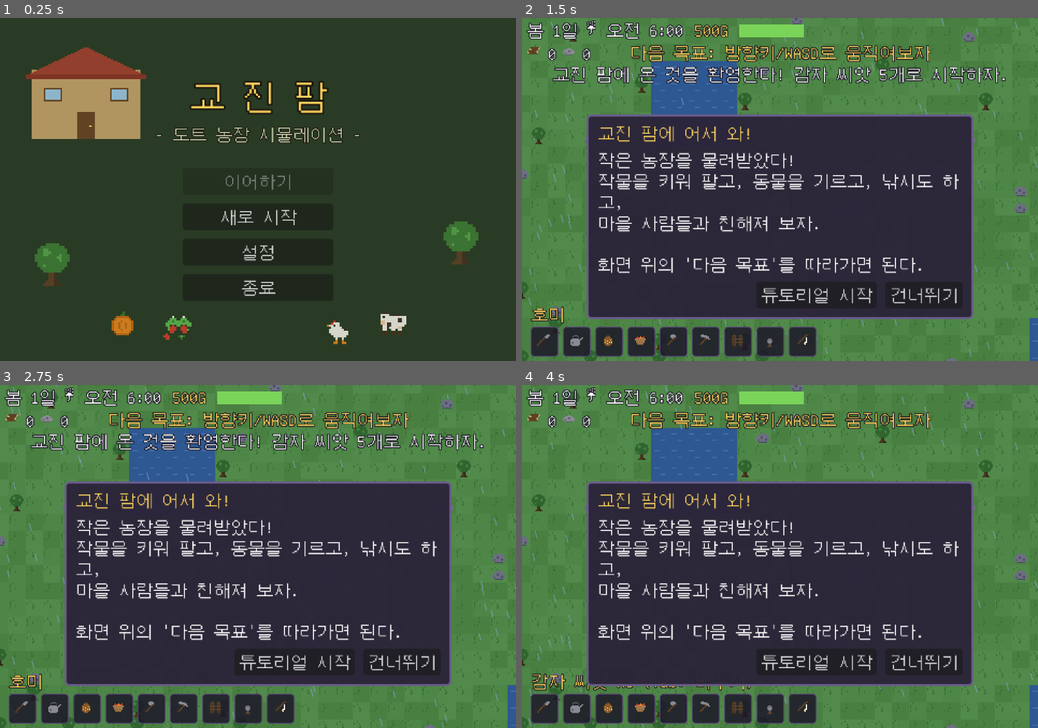
Above: before the commit, frames 1-4 (two rows, left to right).
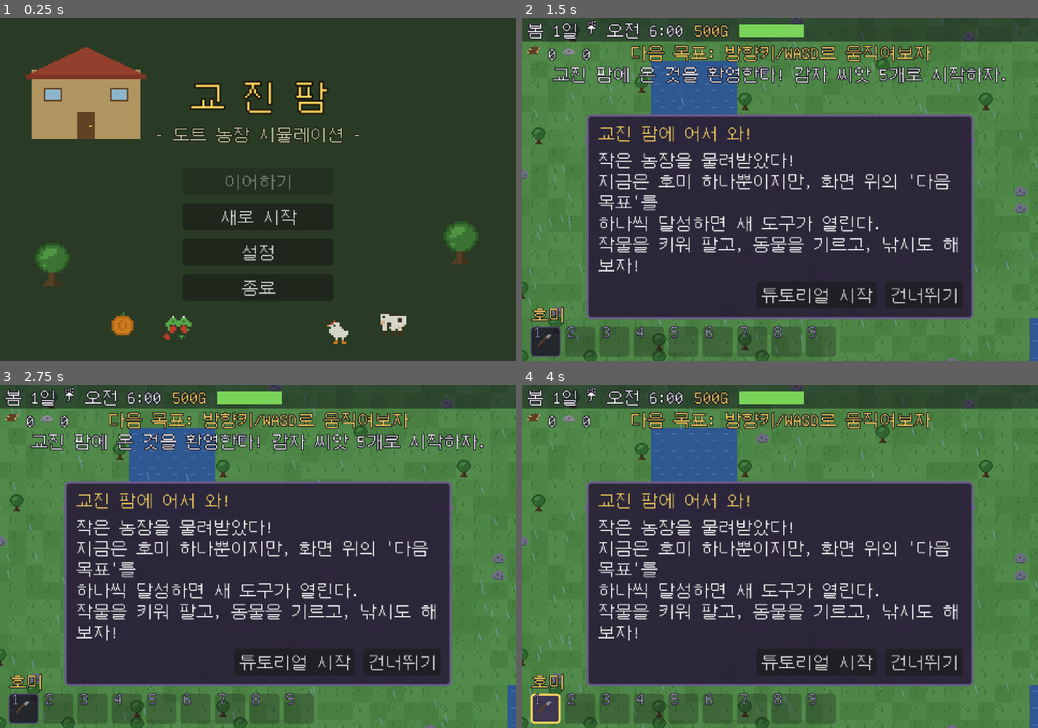
Above: after the commit, the same moments.

Repository: kyojin00/kyojingame
Game: Godot game, scene res://scenes/title.tscn
The game is run twice, just before and just after one commit, with the same random seed, the same clock (stepped at 60 frames per second) and the same inputs.
Inputs (mouse positions are in pixels of both pictures, inside the frame that each line leads up to):
- Up to frame 1 (0.25 s): no input
- Up to frame 2 (1.5 s): click "새로 시작" at 0.5 s; click (542, 340) at 1.27 s
- Up to frame 3 (2.75 s): click (25, 707) at 2 s, where only the run after the commit has a clickable "1"
- Up to frame 4 (4 s): click (578, 707) at 2.77 s; click (609, 707) at 3.52 s

The runs differ from the first frame. In frame 1, 0.3% of the frame differs, in the area x 6-93%, y 59-75%; in frame 2, 14%; in frame 3, 14%; in frame 4, 15%, in the area x 0-100%, y 0-100%.

Commit message:
튜토리얼 도구 해금 + UI/도트 폴리싱 + NPC 특전
도구 해금 (피드백 반영 - 하나씩 열리는 진행감):
- 새 게임은 호미(1)만 들고 시작, 목표 달성마다 해금:
  밭갈기->씨앗, 파종->물뿌리개, 취침->수확, 수확->도끼+곡괭이,
  채광->울타리+스프링클러, 설치->낚싯대
- 튜토리얼 확장: 벌목/채광/설치/낚시/상점(도감 안내) 목표 추가
- 완료 대화창에서 기본 키 총정리 (B/E/Tab/F5/Esc)
- 잠긴 슬롯은 빈 칸+비활성, 건너뛰기 시 전부 해금, 저장/구버전 호환

UI/도트 폴리싱:
- 핫바 슬롯 좌상단에 숫자키 표시, 슬롯 28px로 확대
- 상단 정보 바에 반투명 배경 띠
- 플레이어/NPC/동물 발밑 그림자, 쓰다듬은 동물 머리 위 도트 하트
- 플레이어 도트 리메이크: 외곽선+피부 음영+머리 하이라이트+셔츠 음영
- 나무 도트 리메이크: 3톤 잎 (NPC 팔레트 스왑에도 자동 반영)

NPC별 호감도 강화:
- 대화창 제목에 하트 + 수치(n/100) 표시, 50+ 시 친밀 대사
- NPC별 특전: 민지 50+ 씨앗 10% 할인(기존), 철수 50+ 낚시 판정
  구간 25% 확대(신규), 특전 해금 순간 안내 메시지

Co-Authored-By: Claude Fable 5 <noreply@anthropic.com>
Claude-Session: https://claude.ai/code/session_01G16d56kTH5eNwk3gstTUwt

Diff:
--- a/game/scenes/hud.tscn
+++ b/game/scenes/hud.tscn
@@ -16,6 +16,14 @@
 [node name="HUD" type="CanvasLayer"]
 layer = 10
 script = ExtResource("1_hud")
+
+[node name="TopBg" type="ColorRect" parent="."]
+offset_left = 0.0
+offset_top = 0.0
+offset_right = 480.0
+offset_bottom = 22.0
+color = Color(0.06, 0.05, 0.1, 0.5)
+mouse_filter = 2
 
 [node name="Top" type="HBoxContainer" parent="."]
 offset_left = 4.0
--- a/game/scripts/animal.gd
+++ b/game/scripts/animal.gd
@@ -21,6 +21,16 @@
 	_update_sprite()
 
 
+func _draw() -> void:
+	# 발밑 그림자 (쓰다듬어준 날은 하트 표시)
+	draw_rect(Rect2(-5, -2, 10, 3), Color(0, 0, 0, 0.22))
+	if fed:
+		draw_rect(Rect2(-2, -18, 2, 2), Color(0.95, 0.35, 0.45))
+		draw_rect(Rect2(1, -18, 2, 2), Color(0.95, 0.35, 0.45))
+		draw_rect(Rect2(-1, -16, 3, 2), Color(0.95, 0.35, 0.45))
+		draw_rect(Rect2(0, -14, 1, 1), Color(0.95, 0.35, 0.45))
+
+
 func _process(delta: float) -> void:
 	if main.ui_open():
 		return
@@ -41,6 +51,7 @@
 		if wait <= 0.0:
 			_pick_target()
 	_update_sprite()
+	queue_redraw()
 
 
 func _pick_target() -> void:
--- a/game/scripts/game_data.gd
+++ b/game/scripts/game_data.gd
@@ -113,7 +113,7 @@
 # {crop, qty, reward, accepted}
 var quest := {}
 
-# ---- 튜토리얼 ----
+# ---- 튜토리얼 / 도구 해금 ----
 # 순서: [플래그, 목표 문구]. 순서를 어겨도 막히지 않는 체크리스트 방식.
 const TUTORIAL_ORDER := [
 	["moved", "방향키/WASD로 움직여보자"],
@@ -122,8 +122,37 @@
 	["water", "물뿌리개(2)로 물을 주자"],
 	["slept", "집(북서쪽) 문 앞에서 E로 잠자기"],
 	["harvest", "다 자란 작물을 수확(4)하자 - 매일 물주기!"],
+	["chop", "도끼(5)로 나무를 베어 목재를 모으자"],
+	["mine", "곡괭이(6)로 돌을 캐서 석재를 모으자"],
+	["build", "울타리(7)나 스프링클러(8)를 설치해보자"],
+	["fish", "낚싯대(9)로 물가에서 물고기를 낚자"],
+	["shop", "상점(B)을 열어보자 - 도감 탭도 구경!"],
 ]
+# 목표 달성 시 해금되는 도구
+const TUTORIAL_UNLOCKS := {
+	"till": ["seed"],
+	"plant": ["water"],
+	"slept": ["hand"],
+	"harvest": ["axe", "pickaxe"],
+	"mine": ["fence", "sprinkler"],
+	"build": ["rod"],
+}
+const ALL_TOOLS := ["hoe", "water", "seed", "hand", "axe", "pickaxe", "fence", "sprinkler", "rod"]
+const TOOL_KOR := {
+	"hoe": "호미(1)", "water": "물뿌리개(2)", "seed": "씨앗(3)", "hand": "수확(4)",
+	"axe": "도끼(5)", "pickaxe": "곡괭이(6)", "fence": "울타리(7)",
+	"sprinkler": "스프링클러(8)", "rod": "낚싯대(9)",
+}
 var tutorial := {"active": false}
+var unlocked_tools: Array = ALL_TOOLS.duplicate()
+
+
+func is_tool_unlocked(id: String) -> bool:
+	return unlocked_tools.has(id)
+
+
+func unlock_all_tools() -> void:
+	unlocked_tools = ALL_TOOLS.duplicate()
 
 
 func fresh_tutorial() -> Dictionary:
@@ -225,6 +254,7 @@
 		affinity[k] = 0
 	seeds["potato"] = 5
 	tutorial = fresh_tutorial()
+	unlocked_tools = ["hoe"]  # 튜토리얼을 깨며 하나씩 해금
 	reset_daily()
 
 
@@ -323,6 +353,7 @@
 		"affinity": affinity,
 		"quest": quest,
 		"tutorial": tutorial,
+		"unlocked_tools": unlocked_tools,
 		"wood": wood,
 		"stone": stone,
 		"tool_level": tool_level,
--- a/game/scripts/hud.gd
+++ b/game/scripts/hud.gd
@@ -44,15 +44,24 @@
 	slot_selected.border_color = Color(1, 0.84, 0.37)
 	slot_selected.set_border_width_all(2)
 
-	for t in TOOLS:
+	for i in TOOLS.size():
+		var t: String = TOOLS[i]
 		var b := Button.new()
-		b.custom_minimum_size = Vector2(26, 26)
+		b.custom_minimum_size = Vector2(28, 28)
 		b.focus_mode = Control.FOCUS_NONE
-		b.icon = main.tex[TOOL_ICONS[t]]
 		b.icon_alignment = HORIZONTAL_ALIGNMENT_CENTER
 		b.add_theme_stylebox_override("hover", slot_normal)
 		b.add_theme_stylebox_override("pressed", slot_selected)
 		b.pressed.connect(main.set_tool.bind(t))
+		# 슬롯 좌상단에 숫자키 표시
+		var num := Label.new()
+		num.text = str(i + 1)
+		num.position = Vector2(2, -4)
+		num.add_theme_color_override("font_color", Color(0.62, 0.58, 0.75))
+		num.add_theme_color_override("font_outline_color", Color(0.05, 0.04, 0.08))
+		num.add_theme_constant_override("outline_size", 2)
+		num.mouse_filter = Control.MOUSE_FILTER_IGNORE
+		b.add_child(num)
 		hotbar.add_child(b)
 		slots[t] = b
 
@@ -84,6 +93,10 @@
 
 	for t in slots:
 		var b: Button = slots[t]
+		var unlocked := GameData.is_tool_unlocked(t)
+		b.icon = main.tex[TOOL_ICONS[t]] if unlocked else null
+		b.disabled = not unlocked
+		b.tooltip_text = TOOL_LABELS.get(t, "씨앗") if unlocked else "???"
 		b.add_theme_stylebox_override("normal",
 			slot_selected if GameData.tool == t else slot_normal)
 
--- a/game/scripts/main.gd
+++ b/game/scripts/main.gd
@@ -154,6 +154,8 @@
 		hud.show_message("교진 팜에 온 것을 환영한다! 감자 씨앗 5개로 시작하자.")
 		if _shot_path == "":
 			_show_intro.call_deferred()
+		else:
+			GameData.unlock_all_tools()  # 검증 시퀀스는 모든 도구 사용
 	_spawn_objects()
 	_apply_season_visuals()
 	if GameData.quest.is_empty():
@@ -365,6 +367,9 @@
 # ---- 도구/상호작용 ----
 
 func set_tool(t: String) -> void:
+	if not GameData.is_tool_unlocked(t):
+		hud.show_message("아직 열리지 않은 도구다. 목표를 달성하면 해금된다!")
+		return
 	if t != "rod":
 		cancel_fishing()
 	GameData.tool = t
@@ -415,6 +420,7 @@
 		Sound.play_sfx("sfx_catch")
 		spawn_particles(player_tile(), "sparkle")
 		hud.show_message("%s를 낚았다! (%dG)" % [def.name, def.sell])
+		tutorial_notify("fish")
 	else:
 		Sound.play_sfx("sfx_miss")
 		hud.show_message("놓쳤다...")
@@ -549,6 +555,7 @@
 					_remove_object(t)
 					GameData.wood += WOOD_PER_TREE
 					hud.show_message("나무를 베었다! 목재 +%d" % WOOD_PER_TREE)
+					tutorial_notify("chop")
 				else:
 					hud.show_message("나무를 찍었다. (%d/%d)" % [TREE_HP - obj.hp, TREE_HP])
 			elif obj.kind == "fence":
@@ -572,6 +579,7 @@
 					_remove_object(t)
 					GameData.stone += STONE_PER_ROCK
 					hud.show_message("돌을 캤다! 석재 +%d" % STONE_PER_ROCK)
+					tutorial_notify("mine")
 				else:
 					hud.show_message("돌을 내리쳤다. (%d/%d)" % [ROCK_HP - obj.hp, ROCK_HP])
 			elif obj.kind == "sprinkler":
@@ -594,6 +602,7 @@
 			_place_object(t, "fence", 0)
 			GameData.energy -= cost
 			Sound.play_sfx("sfx_place")
+			tutorial_notify("build")
 		"sprinkler":
 			if obj != null or cell.ground == "water" or cell.crop_id != "" or t == player_tile():
 				hud.show_message("여기에는 설치할 수 없다.")
@@ -608,6 +617,7 @@
 			GameData.energy -= cost
 			Sound.play_sfx("sfx_place")
 			hud.show_message("스프링클러 설치! 매일 아침 주변 4칸에 물을 준다.")
+			tutorial_notify("build")
 		"rod":
 			match fishing_state:
 				"":
@@ -618,7 +628,11 @@
 				"bite":
 					fishing_state = ""
 					pending_fish = GameData.pick_fish()
-					fishing_ui.start(pending_fish[2])
+					# 철수 호감도 50+ 특전: 판정 구간 25% 확대
+					var zone: float = pending_fish[2]
+					if int(GameData.affinity["fisher"]) >= 50:
+						zone *= 1.25
+					fishing_ui.start(zone)
 	queue_redraw()
 
 
@@ -688,12 +702,13 @@
 
 func _show_intro() -> void:
 	dialog.open("교진 팜에 어서 와!",
-		"작은 농장을 물려받았다!\n작물을 키워 팔고, 동물을 기르고, 낚시도 하고,\n마을 사람들과 친해져 보자.\n\n화면 위의 '다음 목표'를 따라가면 된다.",
+		"작은 농장을 물려받았다!\n지금은 호미 하나뿐이지만, 화면 위의 '다음 목표'를\n하나씩 달성하면 새 도구가 열린다.\n작물을 키워 팔고, 동물을 기르고, 낚시도 해보자!",
 		[["튜토리얼 시작", null], ["건너뛰기", _skip_tutorial]])
 
 
 func _skip_tutorial() -> void:
 	GameData.tutorial = {"active": false}
+	GameData.unlock_all_tools()
 	dialog.close()
 
 
@@ -703,13 +718,25 @@
 		return
 	tut[flag] = true
 	Sound.play_sfx("sfx_catch")
-	hud.show_message("목표 달성!")
+
+	# 목표 달성 시 새 도구 해금
+	var msg := "목표 달성!"
+	var unlocked: Array = GameData.TUTORIAL_UNLOCKS.get(flag, [])
+	if not unlocked.is_empty():
+		var names := []
+		for id in unlocked:
+			if not GameData.unlocked_tools.has(id):
+				GameData.unlocked_tools.append(id)
+			names.append(GameData.TOOL_KOR[id])
+		msg += " 새 도구 해금: " + ", ".join(names)
+	hud.show_message(msg)
+
 	for pair in GameData.TUTORIAL_ORDER:
 		if not tut.get(pair[0], false):
 			return
 	tut["active"] = false
 	dialog.open("튜토리얼 완료!",
-		"이제 진짜 농장 생활 시작이다!\n- 수확물은 출하 상자(E)나 상점(B)에서 판다\n- 도끼(5)/곡괭이(6)로 재료를 모아 스프링클러(8)를 만들자\n- 동쪽 마을에는 상점, 의뢰 게시판, 주민들이 있다\n- 계절이 바뀌기 전에 수확을 끝내자!",
+		"이제 진짜 농장 생활 시작이다!\n\n[기본 키]\nB: 상점 (씨앗/판매/동물/강화/도감 탭)\nE: 상호작용 (대화/취침/판매/쓰다듬기)\nTab: 씨앗 바꾸기 / F5: 저장 / Esc: 메뉴\n\n동쪽 마을의 주민, 의뢰 게시판도 잊지 말자.\n계절이 바뀌기 전에 수확을 끝낼 것!",
 		[["좋아!", null]])
 
 
@@ -722,8 +749,12 @@
 		GameData.affinity[npc.id] = int(GameData.affinity[npc.id]) + 2
 	var lines: Array = def.lines
 	var line: String = lines[randi() % lines.size()]
-	var hearts := int(GameData.affinity[npc.id]) / 10
-	dialog.open("%s %s" % [def.name, "♥".repeat(mini(hearts, 10))], line, [
+	var aff := mini(int(GameData.affinity[npc.id]), 100)
+	var hearts := int(aff / 10.0)
+	var title := "%s %s (%d/100)" % [def.name, "♥".repeat(maxi(hearts, 0)), aff]
+	if aff >= 50:
+		line += "\n(친밀한 사이다! 특전 발동 중)"
+	dialog.open(title, line, [
 		["선물하기", _give_gift.bind(npc.id)],
 		["닫기", null],
 	])
@@ -731,21 +762,31 @@
 
 func _give_gift(npc_id: String) -> void:
 	# 수확물/아이템 중 하나를 선물한다
+	var gift_name := ""
 	for id in GameData.CROP_IDS:
 		if GameData.produce[id] > 0:
 			GameData.produce[id] -= 1
-			GameData.affinity[npc_id] = int(GameData.affinity[npc_id]) + 10
-			Sound.play_sfx("sfx_heart")
-			dialog.set_body("%s을(를) 선물했다! 정말 좋아한다. ♥" % GameData.CROPS[id].name)
-			return
-	for id in GameData.ITEM_IDS:
-		if GameData.items[id] > 0:
-			GameData.items[id] -= 1
-			GameData.affinity[npc_id] = int(GameData.affinity[npc_id]) + 10
-			Sound.play_sfx("sfx_heart")
-			dialog.set_body("%s을(를) 선물했다! 정말 좋아한다. ♥" % GameData.ITEMS[id].name)
-			return
-	dialog.set_body("선물할 것이 없다... 수확물이나 생산물이 필요하다.")
+			gift_name = GameData.CROPS[id].name
+			break
+	if gift_name == "":
+		for id in GameData.ITEM_IDS:
+			if GameData.items[id] > 0:
+				GameData.items[id] -= 1
+				gift_name = GameData.ITEMS[id].name
+				break
+	if gift_name == "":
+		dialog.set_body("선물할 것이 없다... 수확물이나 생산물이 필요하다.")
+		return
+	var before := int(GameData.affinity[npc_id])
+	GameData.affinity[npc_id] = before + 10
+	Sound.play_sfx("sfx_heart")
+	var body := "%s을(를) 선물했다! 정말 좋아한다. ♥" % gift_name
+	if before < 50 and before + 10 >= 50:
+		if npc_id == "merchant":
+			body += "\n\n[특전 해금] 민지의 씨앗 10% 할인!"
+		else:
+			body += "\n\n[특전 해금] 철수의 낚시 비법! 판정 구간 확대!"
+	dialog.set_body(body)
 
 
 func _open_quest_board() -> void:
@@ -974,6 +1015,7 @@
 		}
 	# 구버전 저장에는 튜토리얼 정보가 없다 → 완료로 간주
 	GameData.tutorial = d.get("tutorial", {"active": false})
+	GameData.unlocked_tools = d.get("unlocked_tools", GameData.ALL_TOOLS.duplicate())
 	for a in d.get("animals", []):
 		spawn_animal(a[0], Vector2(float(a[1]), float(a[2])), int(a[3]) == 1)
 	player.position = Vector2(float(d.player[0]), float(d.player[1]))
--- a/game/scripts/npc.gd
+++ b/game/scripts/npc.gd
@@ -21,6 +21,11 @@
 	target = position
 	wait = randf_range(0.5, 2.0)
 	_update_sprite()
+
+
+func _draw() -> void:
+	# 발밑 그림자
+	draw_rect(Rect2(-4, -2, 8, 3), Color(0, 0, 0, 0.22))
 
 
 func _process(delta: float) -> void:
--- a/game/scripts/player.gd
+++ b/game/scripts/player.gd
@@ -17,6 +17,11 @@
 
 func _ready() -> void:
 	_update_sprite()
+
+
+func _draw() -> void:
+	# 발밑 그림자
+	draw_rect(Rect2(-4, -2, 8, 3), Color(0, 0, 0, 0.22))
 
 
 func _process(delta: float) -> void:
--- a/game/scripts/shop_ui.gd
+++ b/game/scripts/shop_ui.gd
@@ -24,6 +24,8 @@
 func open(t: String) -> void:
 	tab = t
 	visible = true
+	if main != null:
+		main.tutorial_notify("shop")
 	_rebuild()
 
 
@@ -127,7 +129,7 @@
 				l.text = "??? - 아직 낚지 못했다"
 			items_box.add_child(l)
 		var hint := Label.new()
-		hint.text = "\n낚싯대(9)를 들고 물가에서 Space! 입질(!)이 오면 다시 Space!"
+		hint.text = "\n낚싯대(9)를 들고 물가에서 Space! 입질(!)이 오면 다시 Space!\n철수와 친해지면(호감도 50+) 판정 구간이 넓어진다."
 		items_box.add_child(hint)
 	else:
 		for id in GameData.UPGRADES:
Binary file changed: game/assets/sprites/npc_fisher_down_0.png
Binary file changed: game/assets/sprites/npc_fisher_down_1.png
Binary file changed: game/assets/sprites/npc_fisher_side_0.png
Binary file changed: game/assets/sprites/npc_fisher_side_1.png
Binary file changed: game/assets/sprites/npc_fisher_up_0.png
Binary file changed: game/assets/sprites/npc_fisher_up_1.png
Binary file changed: game/assets/sprites/npc_merchant_down_0.png
Binary file changed: game/assets/sprites/npc_merchant_down_1.png
Binary file changed: game/assets/sprites/npc_merchant_side_0.png
Binary file changed: game/assets/sprites/npc_merchant_side_1.png
Binary file changed: game/assets/sprites/npc_merchant_up_0.png
Binary file changed: game/assets/sprites/npc_merchant_up_1.png
(and 13 more such lines)
